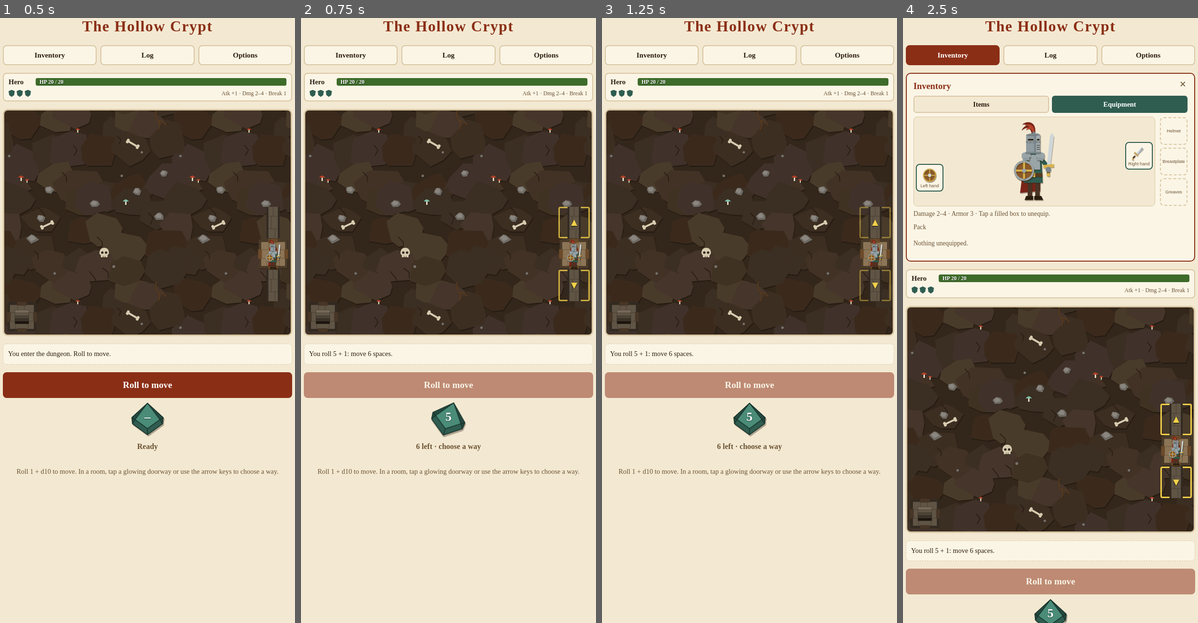
Above: before the commit, frames 1-4 (left to right).
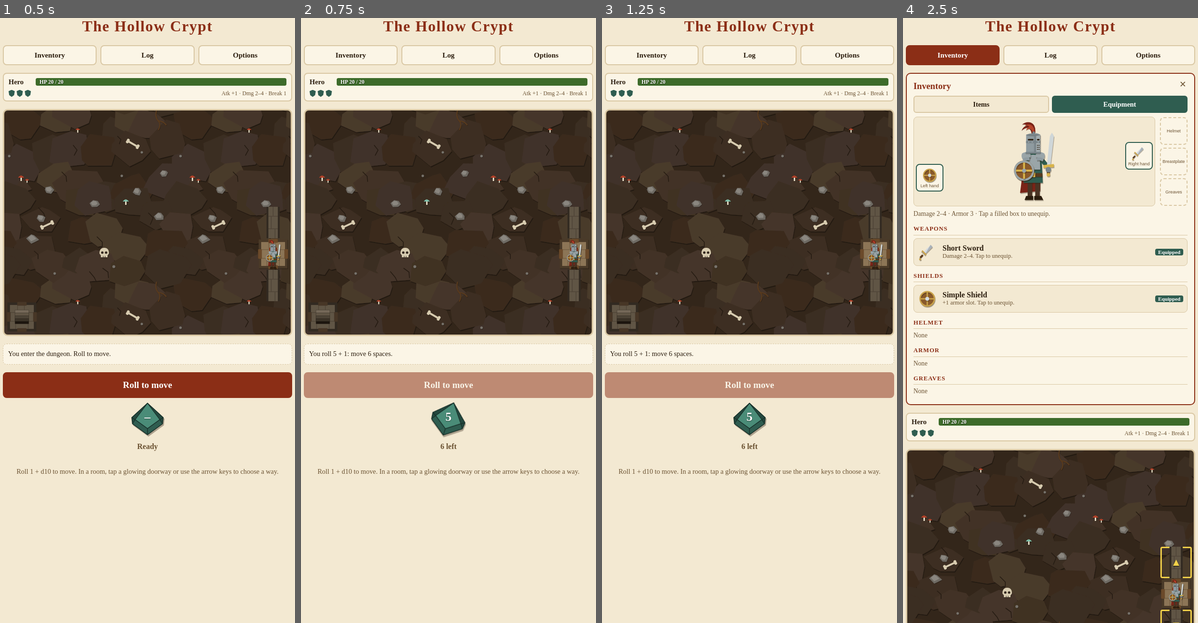
Above: after the commit, the same moments.

Repository: Wut-Lab/Dungeon-10
Game: browser game, page index.html
Same seed, same stepped clock (60 frames per second), same inputs: the game is played once before the commit and once after it.
Inputs (mouse positions are in pixels of both pictures, inside the frame that each line leads up to):
- Up to frame 1 (0.5 s): click "Tap to begin your quest" at 0.27 s
- Up to frame 2 (0.75 s): click "Roll to move" at 0.52 s
- Up to frame 3 (1.25 s): tap Space at 1.1 s
- Up to frame 4 (2.5 s): click "Inventory" at 1.27 s; tap Space at 1.6, 2.1 s; click "Items" at 1.87 s; click (1050, 120) at 2.02 s; click "Equipment" at 2.47 s

Frame 1 is identical in both runs. In frame 2, 0.3% of the frame differs, in the area x 39-98%, y 31-72%; in frame 3, 0.3%; in frame 4, 42%, in the area x 0-100%, y 34-100%.

Commit message:
Potion heals 25% (start with 1), 1s pause after the move roll, Equipment list grouped by type
Co-Authored-By: Claude Opus 5.5 <noreply@anthropic.com>
Claude-Session: https://claude.ai/code/session_013BExePevm9JAB9t41chAoh

Diff:
--- a/data.js
+++ b/data.js
@@ -33,16 +33,17 @@
 // ---- Items and equipment ----
 // Consumables are used from Inventory > Items, or with "Use item" in a fight (that is your action for the round).
 const CONSUMABLES = {
-  healingPotion: { name: 'Healing Potion', heal: 6, desc: 'Restores 6 HP.' },
+  healingPotion: { name: 'Healing Potion', healPct: 0.25, desc: 'Restores 25% of max HP.' },
 };
 // Equipment slots: hand (either hand), helmet, breastplate, greaves.
+// type sorts the Equipment list: weapon, shield, helmet, armor, greaves.
 const EQUIPMENT = {
-  shortSword: { name: 'Short Sword', slot: 'hand', damage: [2, 4], desc: 'Damage 2–4.' },
-  simpleShield: { name: 'Simple Shield', slot: 'hand', armor: 1, desc: '+1 armor slot.' },
+  shortSword: { name: 'Short Sword', slot: 'hand', type: 'weapon', damage: [2, 4], desc: 'Damage 2–4.' },
+  simpleShield: { name: 'Simple Shield', slot: 'hand', type: 'shield', armor: 1, desc: '+1 armor slot.' },
 };
 // What the hero starts each run with.
 const START_KIT = {
-  items: { healingPotion: 2 },
+  items: { healingPotion: 1 },
   equipped: { rightHand: 'shortSword', leftHand: 'simpleShield', helmet: null, breastplate: null, greaves: null },
   pack: [],          // unequipped equipment
 };
--- a/game.js
+++ b/game.js
@@ -82,6 +82,8 @@
   state.log = [`You roll ${die} + 1: move ${state.steps} spaces.`];
   render();
   spinDie($('#move-die').parentElement);
+  state.moving = true; render();
+  await wait(1000);              // let the roll sink in before you start moving
   await keepMoving();
 }
 
@@ -369,7 +371,7 @@
   const it = CONSUMABLES[id], h = state.hero;
   if (!it || !state.inv.items[id]) return null;
   state.inv.items[id]--;
-  const healed = Math.min(it.heal || 0, h.hp - h.hpNow);
+  const healed = Math.min(Math.ceil(h.hp * (it.healPct || 0)), h.hp - h.hpNow);
   h.hpNow += healed;
   return `You drink a ${it.name} and recover ${healed} HP.`;
 }
@@ -390,7 +392,15 @@
       : '<p class="none">No consumables.</p>');
   }
   const e = state.inv.equipped;
-  const pack = state.inv.pack.map((id, i) => `<button class="foe-row" data-pack="${i}"><span class="row-art">${ICONS[id] || ''}</span><span class="grow">${EQUIPMENT[id].name}<small>${EQUIPMENT[id].desc} Tap to equip.</small></span></button>`).join('');
+  // Everything you own (worn and in the pack), sorted under headers by type.
+  const owned = [...Object.entries(e).filter(([, id]) => id).map(([slot, id]) => ({ id, slot })), ...state.inv.pack.map((id, i) => ({ id, i }))];
+  const GROUPS = [['weapon', 'Weapons'], ['shield', 'Shields'], ['helmet', 'Helmet'], ['armor', 'Armor'], ['greaves', 'Greaves']];
+  const pack = GROUPS.map(([type, label]) => {
+    const list = owned.filter(o => EQUIPMENT[o.id].type === type).sort((a, b) => EQUIPMENT[a.id].name.localeCompare(EQUIPMENT[b.id].name));
+    return `<h4 class="group">${label}</h4>` + (list.length ? list.map(o => `<button class="foe-row" ${o.slot ? `data-slot="${o.slot}"` : `data-pack="${o.i}"`}>
+      <span class="row-art">${ICONS[o.id] || ''}</span><span class="grow">${EQUIPMENT[o.id].name}<small>${EQUIPMENT[o.id].desc} ${o.slot ? 'Tap to unequip.' : 'Tap to equip.'}</small></span>
+      ${o.slot ? `<span class="tag-eq">Equipped</span>` : ''}</button>`).join('') : '<p class="none">None</p>');
+  }).join('');
   const wpn = ['rightHand', 'leftHand'].map(s => e[s] && EQUIPMENT[e[s]]).filter(Boolean);
   return `<h3>Inventory</h3>${tabs}
     <div class="equip">
@@ -398,7 +408,7 @@
       <div class="armor-stack">${equipBox('helmet')}${equipBox('breastplate')}${equipBox('greaves')}</div>
     </div>
     <p class="sub">Damage ${state.hero.damage[0]}–${state.hero.damage[1]} ${wpn.length ? '' : '(bare fists)'} · Armor ${state.hero.armor} · Tap a filled box to unequip.</p>
-    <p class="sub">Pack</p>${pack || '<p class="none">Nothing unequipped.</p>'}`;
+    ${pack}`;
 }
 
 // ---- Menus: Inventory, Log, Options ----
--- a/style.css
+++ b/style.css
@@ -155,3 +155,7 @@
 /* Basic click animation for every button */
 button{transition:transform .08s ease-out,filter .08s}
 button:not(:disabled):active{transform:scale(.94);filter:brightness(.92)}
+
+.group{margin:12px 0 2px;font-size:.8rem;text-transform:uppercase;letter-spacing:.08em;color:var(--accent);border-bottom:1px solid var(--line);padding-bottom:2px}
+.group+.none{margin:4px 0;font-size:.85rem}
+.tag-eq{font-size:.7rem;font-weight:700;color:#fff;background:var(--accent2);border-radius:4px;padding:1px 6px}
